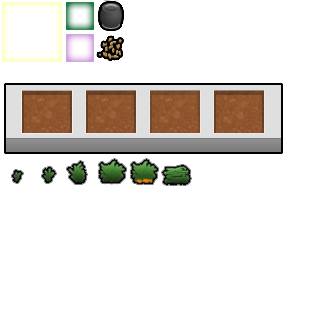
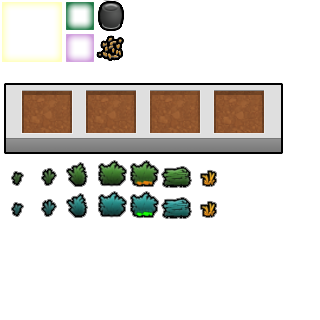
Layers edited between the first and the second (320, 320) image:
added layer "Layer 9 copy" in group "Plant" over [12,192,216,218]
painted on "Layer 9" over [12,159,216,187]
